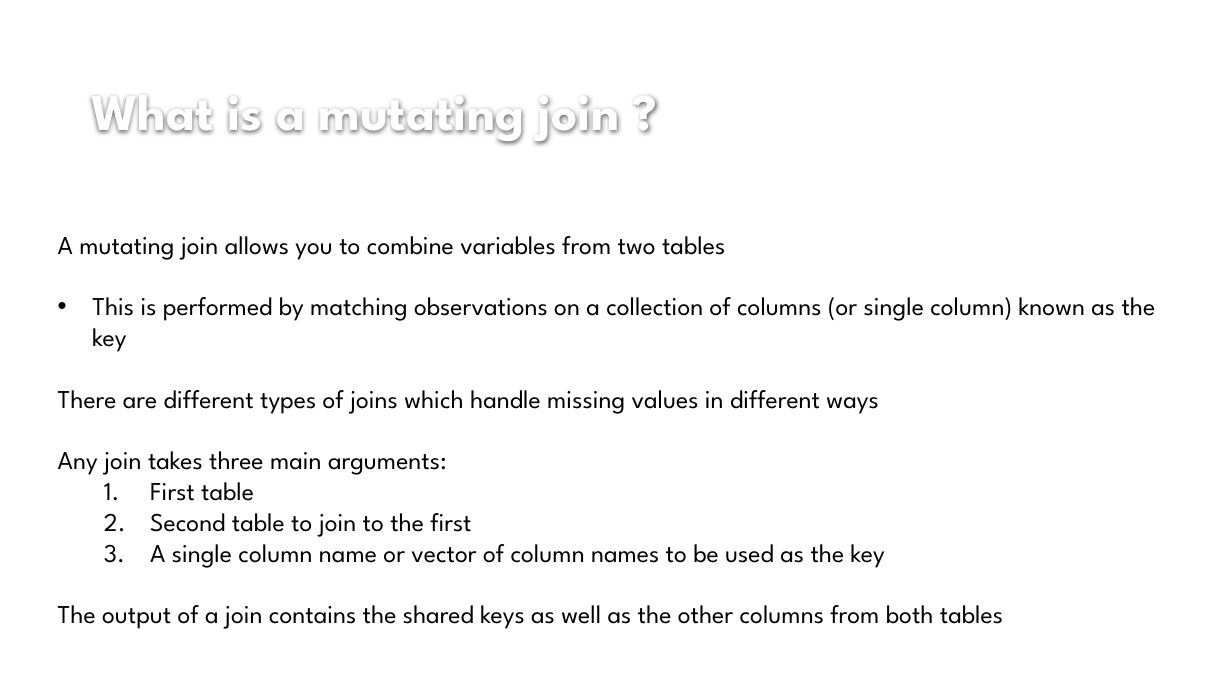
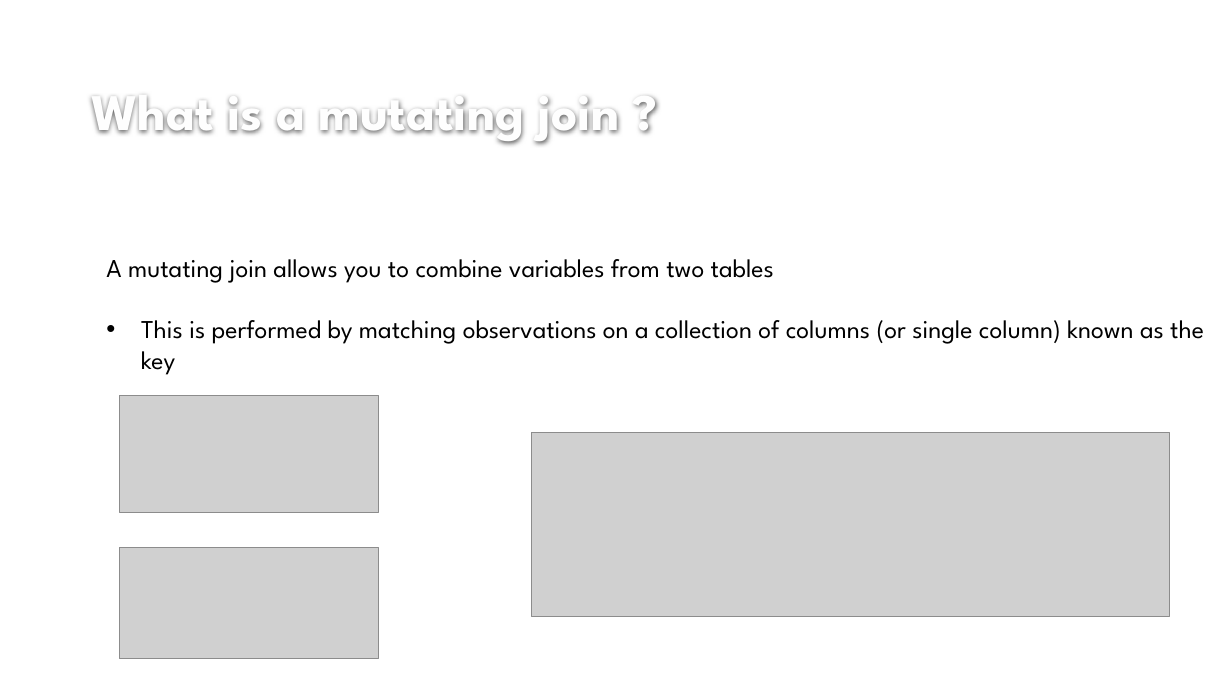
Before and after one commit to izzixcoatxs/Into_the_Tidyverse, a slide deck: slide 58 of sessions/session_four/izzie_session_four_a&b_presentation.pptx (slide 53 before the commit). Drawn at 1232x693 pixels with LibreOffice and Linux fonts; fonts in the diff are those of the drawing; grey boxes stand for pictures; background and template pictures are left out. Boxes give left, top, right and bottom in pixels: in the first picture for what was removed or moved away, otherwise in the second. Text is boxed around its words. In the diff, an @@ line names an element or a change of style, - is before the commit and + after.

Commit message:
fix typos

```diff
--- a/sessions/session_four/izzie_session_four_a&b_presentation.pptx
+++ b/sessions/session_four/izzie_session_four_a&b_presentation.pptx
@@ text "A mutating join allows you ...": place and size @@
-text "A mutating join allows you ..." at [58,236,1156,629]
+text "A mutating join allows you ..." at [106,259,1204,375]
@@ text at [58,390,1003,629]: paragraphs removed @@
-There are different types of joins which handle missing values in different ways
-Any join takes three main arguments:
-  1. First table
-  2. Second table to join to the first
-  3. A single column name or vector of column names to be used as the key
-The output of a join contains the shared keys as well as the other columns from both tables
@@ picture added at [119,396,378,512] @@
@@ picture added at [531,433,1170,616] @@
@@ picture added at [119,548,378,659] @@
```
Also in this commit, not shown: 15 other slides changed, 7 slides added.
